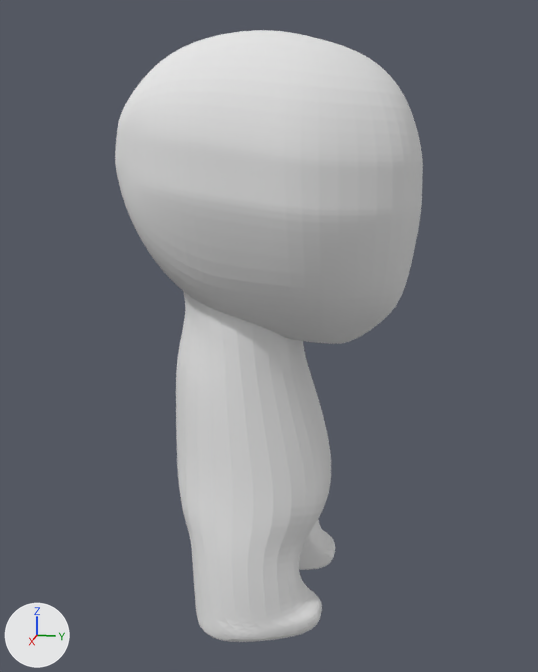
Two versions of the Blender file FunFiles/3DFiles/SketchMoc_One.blend, one commit apart.
The view is the same before and after, from a 50 mm camera at (7.8, -1.08, 0.93) aimed at (0.06, -2.63, -1.01). Every picture has the same lights, and +X, +Y and +Z are marked at lower left.

The first picture shows 'Body', 'Head'.
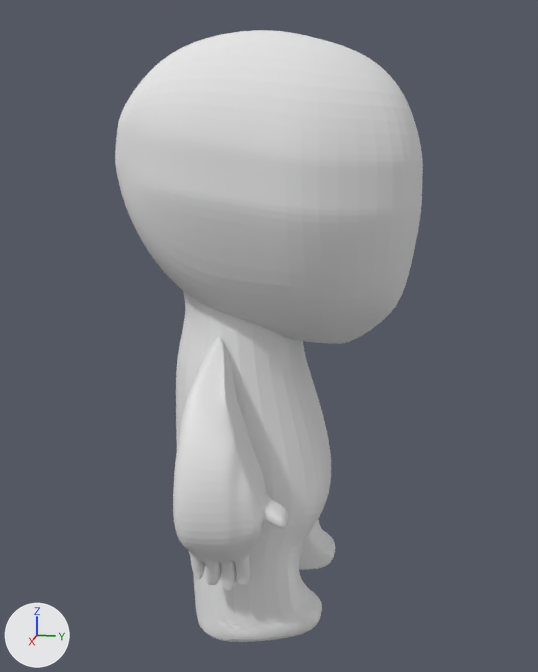
Changed parts and their boxes [x1, y1, x2, y2] in the pictures (538 x 672 px):
'Right Arm.001', added: after [173, 337, 288, 592]

Patch to the scene script:
```diff
--- a/FunFiles/3DFiles/SketchMoc_One.blend.py
+++ b/FunFiles/3DFiles/SketchMoc_One.blend.py
@@ ob_right_arm_001 @@
+ob_right_arm_001 = bpy.data.objects.new('Right Arm.001', me_plane.copy())  # the mesh of ob_right_arm
+ob_right_arm_001.location = (1.34, -2.78, -1.9)
+ob_right_arm_001.rotation_euler = (1.571, 0.0, 0.0)  # degrees (90, 0, 0)
+ob_right_arm_001.scale = (-0.444, 1.0, 1.0)
+_m = ob_right_arm_001.modifiers.new('Subsurf', 'SUBSURF')
```
